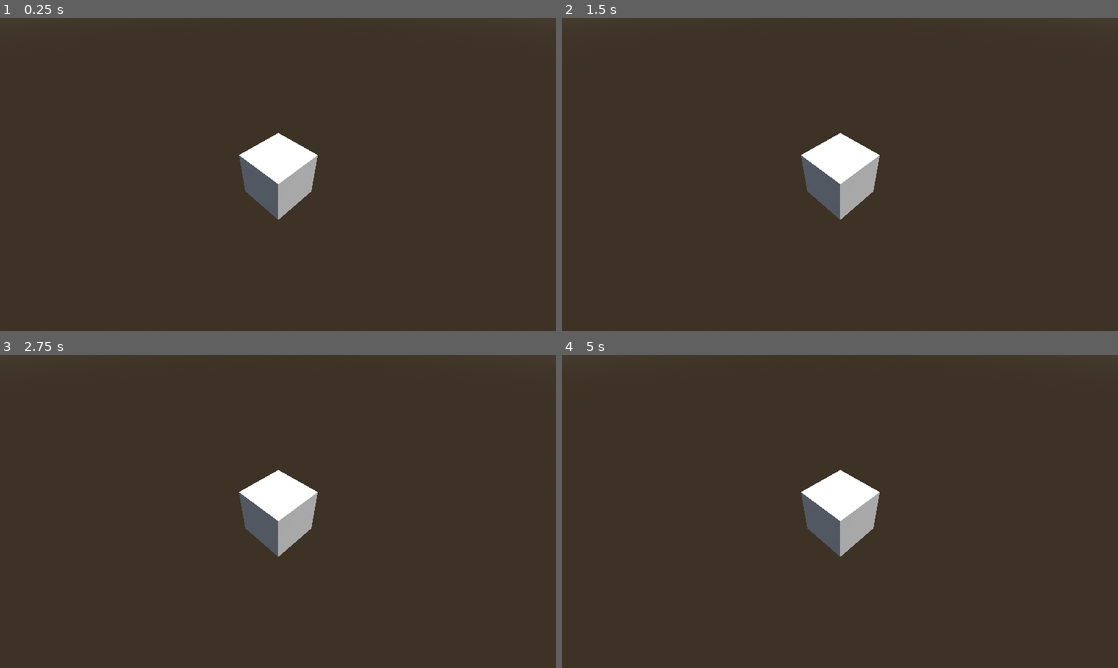
Above: before the commit, frames 1-4 (two rows, left to right).
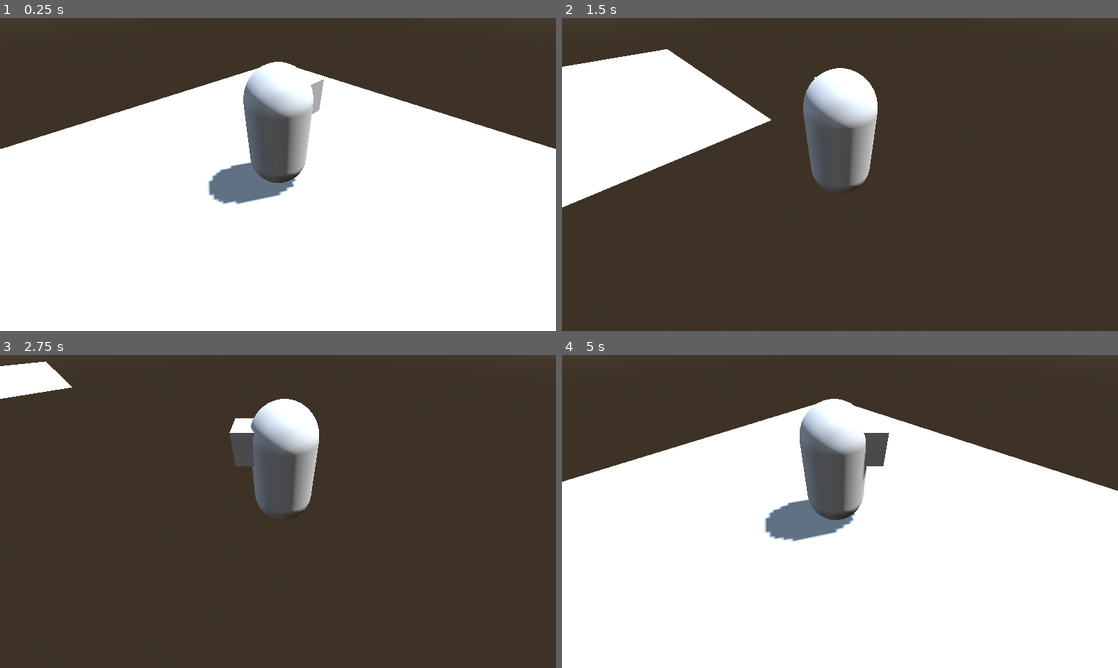
Above: after the commit, the same moments.

Repository: Scrawach/cybertale
Game: Godot game, scene res://root.tscn
Two runs of this game, one before a commit and one after it. Both use one fixed random seed, a clock stepped at 60 frames per second and the inputs below.
Inputs:
- Up to frame 1 (0.25 s): no input
- Up to frame 2 (1.5 s): tap Enter at 0.5 s; hold D (move_right, bound only after the commit) 0.53-1.28 s; tap Space (dash, bound only after the commit) at 0.6, 1.35 s; hold S (move_backward, bound only after the commit) from 1.28 s (still down)
- Up to frame 3 (2.75 s): release S (move_backward, bound only after the commit) at 2.03 s; hold D (move_right, bound only after the commit) from 2.03 s (still down); tap Space (dash, bound only after the commit) at 2.1 s
- Up to frame 4 (5 s): release D (move_right, bound only after the commit) at 2.78 s; hold W (move_forward, bound only after the commit) 2.78-3.53 s; tap Space (dash, bound only after the commit) at 2.85, 3.6, 4.35 s; hold A (move_left, bound only after the commit) from 3.53 s (still down)

The runs differ from the first frame. In frame 1, 72% of the frame differs, in the area x 0-100%, y 14-100%; in frame 2, 16%; in frame 3, 6.9%; in frame 4, 72%.

Commit message:
feature: implement moving hero with simple dash

Diff:
--- a/src/gameplay/camera/camera_point.gd
+++ b/src/gameplay/camera/camera_point.gd
@@ -6,7 +6,7 @@
 @onready var camera: Camera3D = $"Camera Length/Camera3D"
 @onready var shaker: CameraShaker = $"Camera Shaker"
 
-func _physics_process(delta: float) -> void:
+func _physics_process(_delta: float) -> void:
 	if target == null:
 		return
 
--- a/src/gameplay/camera/camera_shaker.gd
+++ b/src/gameplay/camera/camera_shaker.gd
@@ -12,7 +12,7 @@
 		shake_value(property, get_random_steps(shake_range), strength)
 
 func get_random_steps(range: Vector2i) -> int:
-	return randi_range(shake_range.x, shake_range.y)
+	return randi_range(range.x, range.y)
 
 func shake_value(property_name: String, step_count: int, vector: float = 1.0):
 	var t = create_tween().set_ease(Tween.EASE_IN_OUT).set_trans(Tween.TRANS_SINE)
--- /dev/null
+++ b/src/gameplay/hero/hero.gd
@@ -0,0 +1,63 @@
+class_name Hero
+extends CharacterBody3D
+
+@export var camera: CameraPoint
+@export var movement_speed: float = 5.0
+@export var dash_speed: float = 15.0
+
+@onready var hitbox: Area3D = $Hitbox
+@onready var dash_timer: Timer = $"Dash Timer"
+
+var is_dash: bool = false
+var direction_angle: float
+
+func _ready() -> void:
+	dash_timer.timeout.connect(_on_dash_timeout)
+	pass
+
+func _physics_process(delta: float) -> void:
+	if Input.is_action_just_pressed("dash") and not is_dash:
+		_start_dash()
+
+	_rotation_process(delta)
+
+	if not is_dash:
+		_movement_process(delta)
+	else:
+		_dash_process(delta)
+
+func _rotation_process(delta: float) -> void:
+	if not Vector2(velocity.z, velocity.x).is_zero_approx():
+		direction_angle = Vector2(velocity.z, velocity.x).angle()
+
+	rotation.y = lerp_angle(rotation.y, direction_angle, delta * 10)
+
+func _movement_process(_delta: float) -> void:
+	var movement_input = get_movement_input(camera.camera)
+	velocity = movement_input * movement_speed
+	move_and_slide()
+
+func _start_dash() -> void:
+	is_dash = true
+	hitbox.monitoring = false
+	dash_timer.start()
+
+func _end_dash() -> void:
+	is_dash = false
+	hitbox.monitoring = true
+	dash_timer.stop()
+
+func _on_dash_timeout() -> void:
+	_end_dash()
+
+func _dash_process(_delta: float) -> void:
+	var direction: Vector3 = Vector3.BACK.rotated(Vector3.UP, direction_angle).normalized()
+	velocity = direction * dash_speed
+	move_and_slide()
+
+func get_movement_input(relative: Node3D) -> Vector3:
+	var input := Vector3.ZERO
+	input.x = Input.get_axis("move_left", "move_right")
+	input.z = Input.get_axis("move_forward", "move_backward")
+	input = input.rotated(Vector3.UP, relative.global_rotation.y )
+	return input.normalized()
--- /dev/null
+++ b/src/gameplay/hero/hero.tscn
@@ -0,0 +1,42 @@
+[gd_scene load_steps=6 format=3 uid="uid://crlg8ydib8anl"]
+
+[ext_resource type="Script" uid="uid://ps2fuefcsyco" path="res://gameplay/hero/hero.gd" id="1_x1143"]
+
+[sub_resource type="CapsuleShape3D" id="CapsuleShape3D_pq8q7"]
+
+[sub_resource type="CapsuleMesh" id="CapsuleMesh_pq8q7"]
+
+[sub_resource type="BoxMesh" id="BoxMesh_x1143"]
+size = Vector3(0.5, 0.5, 0.5)
+
+[sub_resource type="CapsuleShape3D" id="CapsuleShape3D_pyidc"]
+radius = 0.4
+
+[node name="Hero" type="CharacterBody3D"]
+script = ExtResource("1_x1143")
+
+[node name="CollisionShape3D" type="CollisionShape3D" parent="."]
+transform = Transform3D(1, 0, 0, 0, 1, 0, 0, 0, 1, 0, 1, 0)
+shape = SubResource("CapsuleShape3D_pq8q7")
+debug_color = Color(3.60981e-07, 0.6475, 0.209294, 0.42)
+
+[node name="MeshInstance3D" type="MeshInstance3D" parent="CollisionShape3D"]
+mesh = SubResource("CapsuleMesh_pq8q7")
+skeleton = NodePath("../..")
+
+[node name="MeshInstance3D2" type="MeshInstance3D" parent="CollisionShape3D"]
+transform = Transform3D(1, 0, 0, 0, 1, 0, 0, 0, 1, 0, 0.442581, -0.463153)
+mesh = SubResource("BoxMesh_x1143")
+
+[node name="Hitbox" type="Area3D" parent="."]
+collision_layer = 2
+collision_mask = 4
+
+[node name="CollisionShape3D" type="CollisionShape3D" parent="Hitbox"]
+transform = Transform3D(1, 0, 0, 0, 1, 0, 0, 0, 1, 0, 1, 0)
+shape = SubResource("CapsuleShape3D_pyidc")
+debug_color = Color(0.903751, 0.306747, 0, 0.42)
+
+[node name="Dash Timer" type="Timer" parent="."]
+wait_time = 0.5
+one_shot = true
--- a/src/project.godot
+++ b/src/project.godot
@@ -33,11 +33,55 @@
 
 enabled=PackedStringArray("res://addons/sibjam_export/plugin.cfg")
 
+[input]
+
+move_left={
+"deadzone": 0.2,
+"events": [Object(InputEventKey,"resource_local_to_scene":false,"resource_name":"","device":-1,"window_id":0,"alt_pressed":false,"shift_pressed":false,"ctrl_pressed":false,"meta_pressed":false,"pressed":false,"keycode":0,"physical_keycode":65,"key_label":0,"unicode":97,"location":0,"echo":false,"script":null)
+]
+}
+move_right={
+"deadzone": 0.2,
+"events": [Object(InputEventKey,"resource_local_to_scene":false,"resource_name":"","device":-1,"window_id":0,"alt_pressed":false,"shift_pressed":false,"ctrl_pressed":false,"meta_pressed":false,"pressed":false,"keycode":0,"physical_keycode":68,"key_label":0,"unicode":100,"location":0,"echo":false,"script":null)
+]
+}
+move_forward={
+"deadzone": 0.2,
+"events": [Object(InputEventKey,"resource_local_to_scene":false,"resource_name":"","device":-1,"window_id":0,"alt_pressed":false,"shift_pressed":false,"ctrl_pressed":false,"meta_pressed":false,"pressed":false,"keycode":0,"physical_keycode":87,"key_label":0,"unicode":119,"location":0,"echo":false,"script":null)
+]
+}
+move_backward={
+"deadzone": 0.2,
+"events": [Object(InputEventKey,"resource_local_to_scene":false,"resource_name":"","device":-1,"window_id":0,"alt_pressed":false,"shift_pressed":false,"ctrl_pressed":false,"meta_pressed":false,"pressed":false,"keycode":0,"physical_keycode":83,"key_label":0,"unicode":115,"location":0,"echo":false,"script":null)
+]
+}
+interact={
+"deadzone": 0.2,
+"events": [Object(InputEventKey,"resource_local_to_scene":false,"resource_name":"","device":-1,"window_id":0,"alt_pressed":false,"shift_pressed":false,"ctrl_pressed":false,"meta_pressed":false,"pressed":false,"keycode":0,"physical_keycode":69,"key_label":0,"unicode":101,"location":0,"echo":false,"script":null)
+]
+}
+dash={
+"deadzone": 0.2,
+"events": [Object(InputEventKey,"resource_local_to_scene":false,"resource_name":"","device":-1,"window_id":0,"alt_pressed":false,"shift_pressed":false,"ctrl_pressed":false,"meta_pressed":false,"pressed":false,"keycode":0,"physical_keycode":32,"key_label":0,"unicode":32,"location":0,"echo":false,"script":null)
+]
+}
+attack={
+"deadzone": 0.2,
+"events": [Object(InputEventMouseButton,"resource_local_to_scene":false,"resource_name":"","device":-1,"window_id":0,"alt_pressed":false,"shift_pressed":false,"ctrl_pressed":false,"meta_pressed":false,"button_mask":0,"position":Vector2(0, 0),"global_position":Vector2(0, 0),"factor":1.0,"button_index":1,"canceled":false,"pressed":false,"double_click":false,"script":null)
+]
+}
+
 [internationalization]
 
 locale/translation_remaps={}
 locale/translations=PackedStringArray("res://localization/content/localization.en.translation", "res://localization/content/localization.ru.translation")
 
+[layer_names]
+
+3d_physics/layer_1="default"
+3d_physics/layer_2="hero"
+3d_physics/layer_3="enemy_attack"
+
 [rendering]
 
 renderer/rendering_method="gl_compatibility"
--- a/src/root.tscn
+++ b/src/root.tscn
@@ -1,6 +1,7 @@
-[gd_scene load_steps=6 format=3 uid="uid://c2g8sgf4l5mlb"]
+[gd_scene load_steps=7 format=3 uid="uid://c2g8sgf4l5mlb"]
 
 [ext_resource type="PackedScene" uid="uid://btn6jwawira3l" path="res://gameplay/camera/camera_point.tscn" id="1_pq8q7"]
+[ext_resource type="PackedScene" uid="uid://crlg8ydib8anl" path="res://gameplay/hero/hero.tscn" id="2_pyidc"]
 
 [sub_resource type="ProceduralSkyMaterial" id="ProceduralSkyMaterial_vho56"]
 sky_horizon_color = Color(0.662243, 0.671743, 0.686743, 1)
@@ -14,7 +15,8 @@
 sky = SubResource("Sky_pq8q7")
 tonemap_mode = 2
 
-[sub_resource type="BoxMesh" id="BoxMesh_pq8q7"]
+[sub_resource type="PlaneMesh" id="PlaneMesh_pq8q7"]
+size = Vector2(10, 10)
 
 [node name="Root" type="Node"]
 
@@ -27,9 +29,16 @@
 
 [node name="World3D" type="Node3D" parent="."]
 
-[node name="Camera Point" parent="World3D" instance=ExtResource("1_pq8q7")]
+[node name="Camera Point" parent="World3D" node_paths=PackedStringArray("target") instance=ExtResource("1_pq8q7")]
+transform = Transform3D(0.707107, -0.5, 0.5, 0, 0.707107, 0.707107, -0.707107, -0.5, 0.5, 0, 0, 0)
+target = NodePath("../Hero")
 
-[node name="MeshInstance3D" type="MeshInstance3D" parent="World3D"]
-mesh = SubResource("BoxMesh_pq8q7")
+[node name="Hero" parent="World3D" node_paths=PackedStringArray("camera") instance=ExtResource("2_pyidc")]
+camera = NodePath("../Camera Point")
+
+[node name="Room" type="Node3D" parent="World3D"]
+
+[node name="MeshInstance3D" type="MeshInstance3D" parent="World3D/Room"]
+mesh = SubResource("PlaneMesh_pq8q7")
 
 [node name="CanvasLayer" type="CanvasLayer" parent="."]
Not shown, added: src/gameplay/hero/hero.gd.uid
